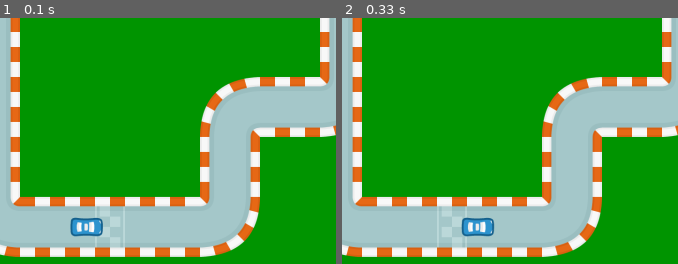
Above: before the commit, frames 1-2 (left to right).
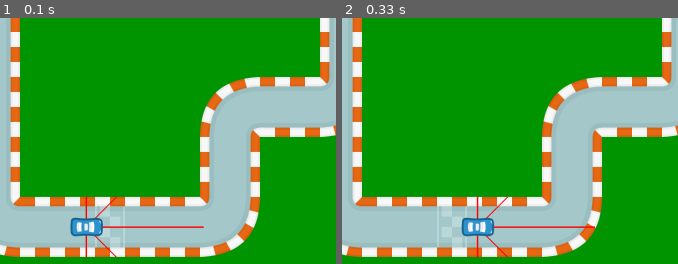
Above: after the commit, the same moments.

Repository: roma1n/NEAT-racing
Game: pygame game, started from play.py
Same seed, same stepped clock (60 frames per second), same inputs: the game is played once before the commit and once after it.
Inputs:
- Up to frame 1 (0.1 s): no input
- Up to frame 2 (0.33 s): no input
The pictures show only the part of the screen within x 43-93%, y 50-100%; the shares and areas given below are measured in that part.

The runs differ from the first frame. In frame 1, 0.5% of the frame differs, in the area x 25-61%, y 72-98%; in frame 2, 0.5%, in the area x 39-76%, y 72-98%.

Commit message:
config set up

Diff:
--- a/config.py
+++ b/config.py
@@ -30,10 +30,10 @@
     max_velocity = 10
     min_angular_velocity = -5
     max_angular_velocity = 5
-    car_radar_angles = [90, 0, 180, 60, 120]
-    car_radar_max_lengths = [150, 50, 50, 100, 100]
+    car_radar_angles = [90, 0, 180, 45, 135]
+    car_radar_max_lengths = [250, 100, 100, 200, 200]
     car_anchor_points = [(15, 30), (-15, 30), (15, -30), (-15, -30), (0, 30), (0, -30)]
-    car_draw_radars = False
+    car_draw_radars = True
 
     # sprite paths
     car_sprite_path = 'pics/cars/car_blue_small_1.png'
--- a/neat-config.txt
+++ b/neat-config.txt
@@ -1,7 +1,7 @@
 [NEAT]
 fitness_criterion     = max
 fitness_threshold     = 100000
-pop_size              = 30
+pop_size              = 25
 reset_on_extinction   = False
 
 [DefaultGenome]
